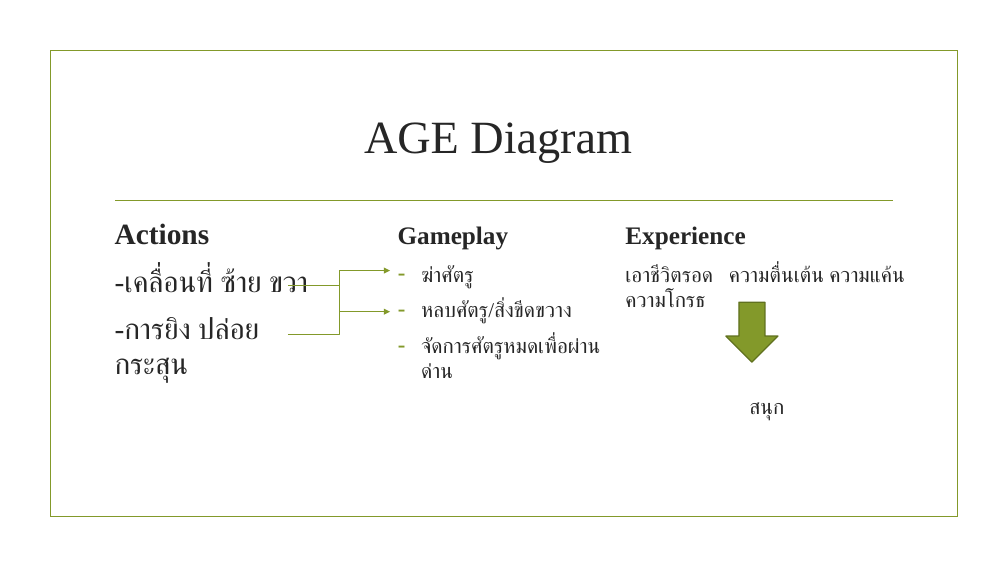
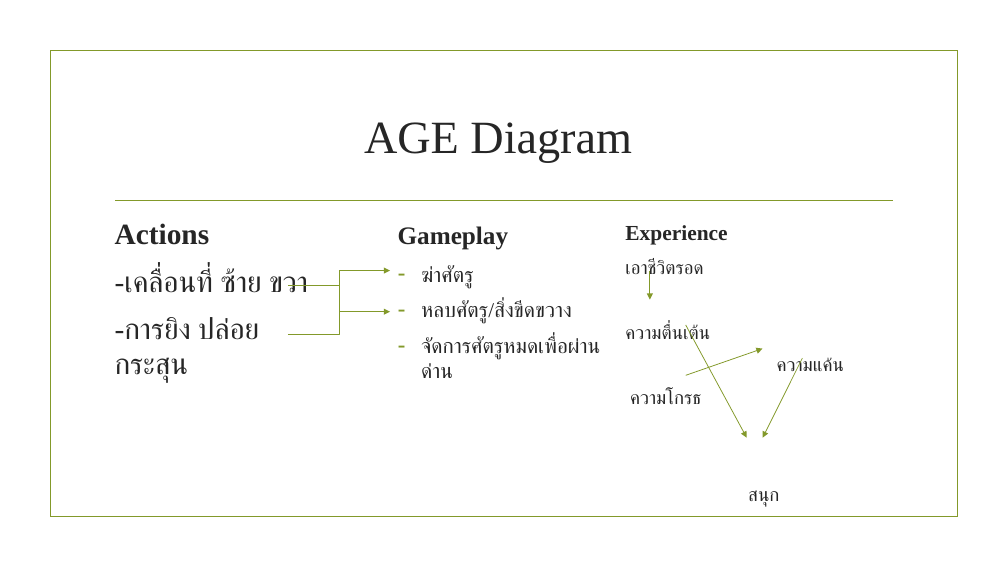
Before and after one commit to jrockl2z/G-2560-21-, a slide deck: slide 6 of Enterprise ship.pptx. Drawn at 1008x567 pixels with LibreOffice and Linux fonts; fonts in the diff are those of the drawing; background and template pictures are left out. Boxes give left, top, right and bottom in pixels: in the first picture for what was removed or moved away, otherwise in the second. Text is boxed around its words. In the diff, an @@ line names an element or a change of style, - is before the commit and + after.

Commit message:
งานนำเสนอ Demo กลุ่ม 21

```diff
--- a/Enterprise ship.pptx
+++ b/Enterprise ship.pptx
@@ text at <box>625,225,779,507</box>: size 24 to 20.4 pt in "Experience"; size 20 to 17.9 pt in "สนุก" @@
@@ text at <box>625,259,844,404</box>: text changed; size 20 to 17.9 pt @@
-เอาชีวิตรอด ความตื่นเต้น ความแค้น ความโกรธ
+เอาชีวิตรอด
+ความตื่นเต้น
+ความแค้น
+ความโกรธ
@@ arrow added from (650, 271) to (650, 299), #83992A 0.75 pt @@
@@ arrow added from (686, 325) to (747, 438), #83992A 0.75 pt @@
@@ down arrow removed at <box>726,302,778,362</box> @@
@@ arrow added from (686, 375) to (763, 349), #83992A 0.75 pt @@
@@ arrow added from (802, 358) to (763, 438), #83992A 0.75 pt @@
```
